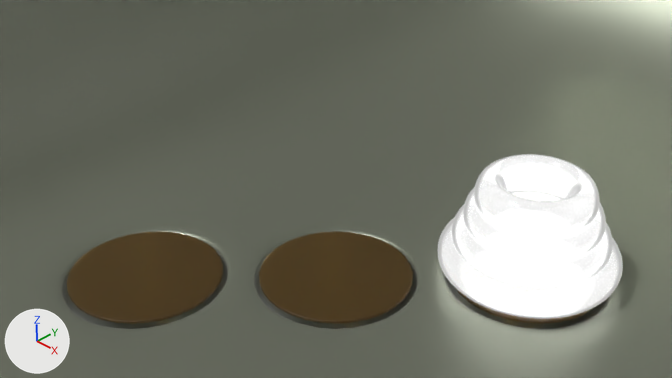
The Blender file gfx/04/hanoi-towers.blend: old version first, new version second.
Camera for both pictures: the file's camera 'Camera'. The axes (+X, +Y, +Z) are drawn at lower left. The lights are the same throughout.

In view in the first picture: 'Cups', 'Plane', 'RingA', 'RingB', 'RingC', 'RingD'.
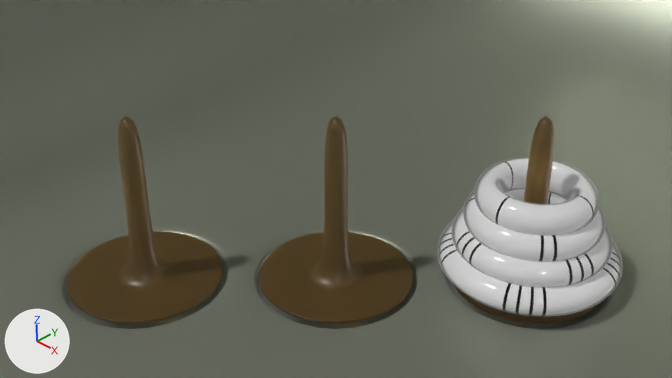
Diff of the bpy script that builds the scene:
```diff
--- a/gfx/04/hanoi-towers.blend.py
+++ b/gfx/04/hanoi-towers.blend.py
@@ img_1_png @@
+img_1_png = load_image('1.png', '1.png', 1024, 512, 'sRGB')
@@ img_2_png @@
+img_2_png = load_image('2.png', '2.png', 1024, 512, 'sRGB')
@@ img_3_png @@
+img_3_png = load_image('3.png', '3.png', 1024, 512, 'sRGB')
@@ img_4_png @@
+img_4_png = load_image('4.png', '4.png', 1024, 512, 'sRGB')
@@ mat_glass_1 @@
+mat_glass_1 = bpy.data.materials.new('Glass.1')
+# colours: white #ffffff, black #000000, dark grey #595959
+# uses the picture img_1_png
@@ mat_glass_2 @@
+mat_glass_2 = bpy.data.materials.new('Glass.2')
+# colours: white #ffffff, black #000000, dark grey #595959
+# uses the picture img_2_png
@@ mat_glass_3 @@
+mat_glass_3 = bpy.data.materials.new('Glass.3')
+# colours: white #ffffff, black #000000, dark grey #595959
+# uses the picture img_3_png
@@ mat_glass_4 @@
+mat_glass_4 = bpy.data.materials.new('Glass.4')
+# colours: white #ffffff, black #000000, dark grey #595959
+# uses the picture img_4_png
@@ me_cylinder @@
 me_cylinder.from_pydata(...)  # 192 vertices, 192 faces; spans x -2.1..2.1, y -2.1..2.1, z -0.56..0.56
-me_cylinder.materials.append(mat_glass)
+me_cylinder.materials.append(mat_glass_4)
@@ me_cylinder_008 @@
 me_cylinder_008.from_pydata(...)  # 192 vertices, 192 faces; spans x -2.1..2.1, y -2.1..2.1, z -0.56..0.56
-me_cylinder_008.materials.append(mat_glass)
+me_cylinder_008.materials.append(mat_glass_3)
@@ me_cylinder_009 @@
 me_cylinder_009.from_pydata(...)  # 192 vertices, 192 faces; spans x -2.1..2.1, y -2.1..2.1, z -0.56..0.56
 # used by ob_ringc; location = (3.0, 3.0, 1.5); scale = (0.751, 0.751, 0.9)
-me_cylinder_009.materials.append(mat_glass)
+# me_cylinder_009 part 1: texture (UV) coordinates of 192 of 192 faces, centred in x -1.95..1.95, y -1.95..1.95, z -0.52..0.52, changed; they spanned u 0.0..1.0, v 0.5..1.0 and now span u -1.66..1.77, v 0.07..0.76
+me_cylinder_009.materials.append(mat_glass_2)
@@ me_cylinder_010 @@
 me_cylinder_010.from_pydata(...)  # 192 vertices, 192 faces; spans x -2.1..2.1, y -2.1..2.1, z -0.56..0.56
-me_cylinder_010.materials.append(mat_glass)
+me_cylinder_010.materials.append(mat_glass_1)
@@ me_plane_003 @@
 # used by ob_cups; location = (0.0, 0.0, 0.0)
-me_plane_003.from_pydata(...)  # 96 vertices, 78 faces; spans x -4.9..4.9, y -4.9..4.9, z -0.1..0.0
+me_plane_003.from_pydata(...)  # 216 vertices, 198 faces; spans x -4.9..4.9, y -4.9..4.9, z -0.1..4.0
+# me_plane_003 part 2: 120 vertices added at x -4.36..4.36, y -4.36..4.36, z 0.0..4.0
 me_plane_003.materials.append(mat_cups)
@@ ob_ringa @@
 ob_ringa.location = (3.0, 3.0, 0.5)
-ob_ringa.scale = (1.0, 1.0, 0.9)
+ob_ringa.scale = (1.0, 1.0, 0.729)
 _m = ob_ringa.modifiers.new('Subdivision', 'SUBSURF')
@@ ob_ringb @@
 ob_ringb.location = (3.0, 3.0, 1.0)
-ob_ringb.scale = (0.859, 0.859, 0.9)
+ob_ringb.scale = (0.859, 0.859, 0.729)
 _m = ob_ringb.modifiers.new('Subdivision', 'SUBSURF')
@@ ob_ringc @@
 ob_ringc.location = (3.0, 3.0, 1.5)
-ob_ringc.scale = (0.751, 0.751, 0.9)
+ob_ringc.scale = (0.751, 0.751, 0.729)
 _m = ob_ringc.modifiers.new('Subdivision', 'SUBSURF')
@@ ob_ringd @@
 ob_ringd.location = (3.0, 3.0, 2.0)
-ob_ringd.scale = (0.652, 0.652, 0.9)
+ob_ringd.scale = (0.652, 0.652, 0.729)
 _m = ob_ringd.modifiers.new('Subdivision', 'SUBSURF')
```

Where the change shows, as pixel boxes (x1, y1, x2, y2) in the pictures (672 x 378 px):
'Cups', reshaped (122% taller)
    before: (67, 231, 593, 324)
    after: (67, 116, 596, 324)
'RingD', recoloured, rescaled (white to grey)
    before: (474, 154, 600, 234)
    after: (474, 157, 599, 236)
'RingA', recoloured, rescaled (white to grey)
    before: (437, 217, 623, 319)
    after: (437, 219, 623, 317)
'RingB', recoloured, rescaled (white to grey)
    before: (452, 205, 613, 286)
    after: (452, 206, 613, 288)
'RingC', recoloured, surface changed, rescaled (white to grey)
    before: (463, 187, 606, 260)
    after: (463, 189, 606, 262)
part 2 of me_plane_003, added (brown)
    after: (70, 116, 574, 319)
